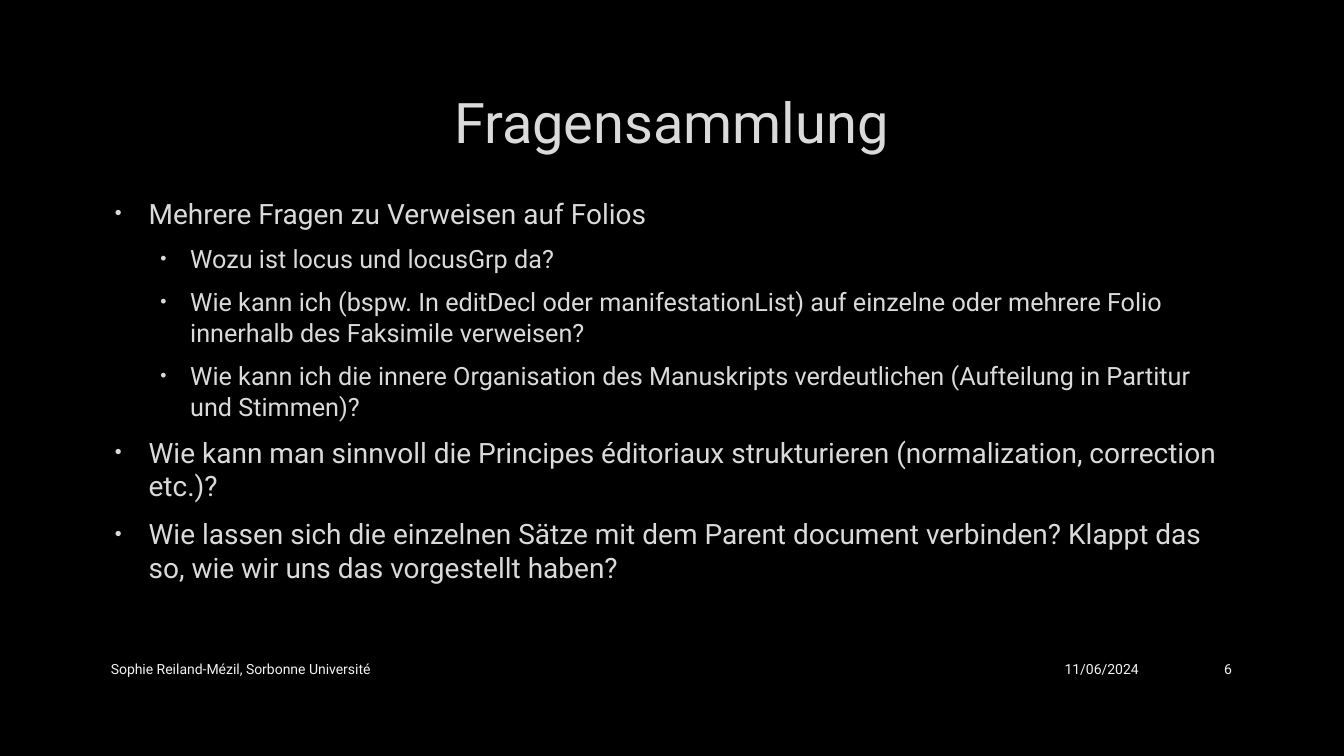
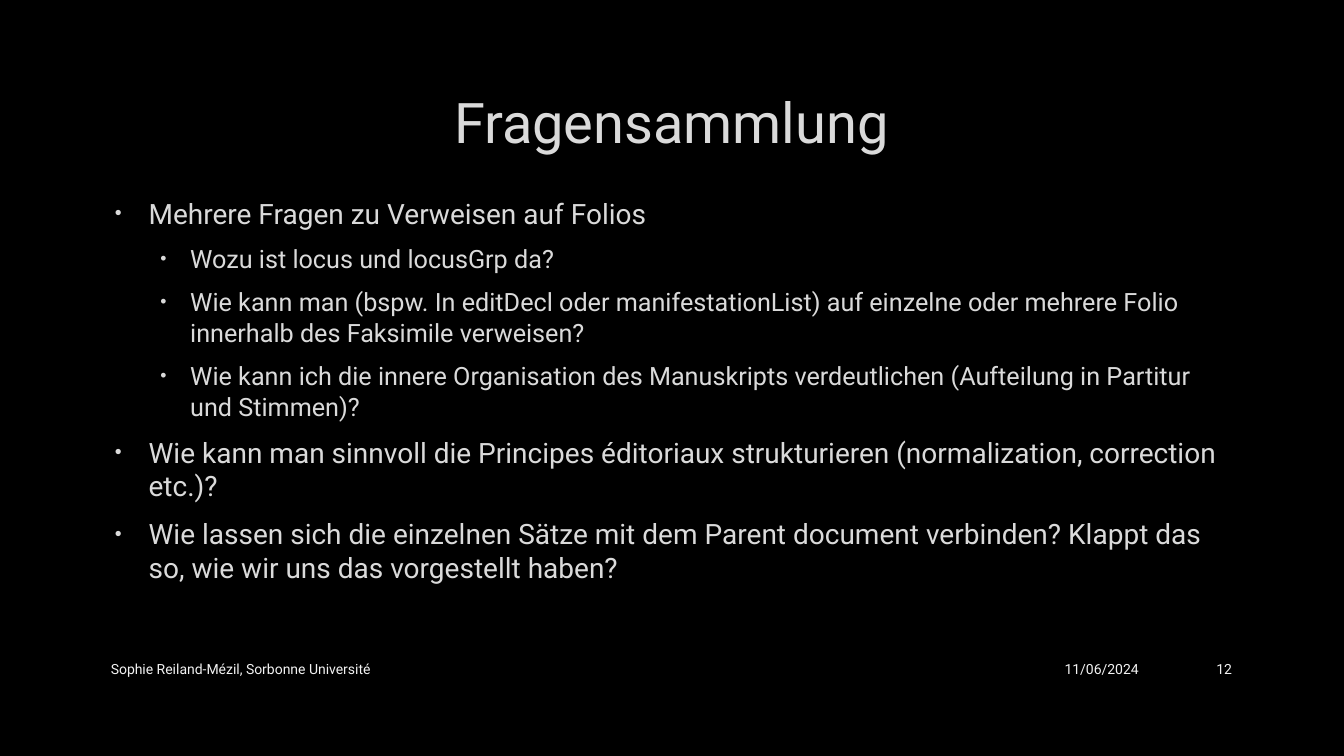
Before and after one commit to SophieReiland/graupner, a slide deck: slide 12 of mei/graupner_hertzlich/Présentation_groupe_MEI.pptx (slide 6 before the commit). Drawn at 1344x756 pixels with LibreOffice and Linux fonts; fonts in the diff are those of the drawing; background and template pictures are left out. Boxes give left, top, right and bottom in pixels: in the first picture for what was removed or moved away, otherwise in the second. Text is boxed around its words. In the diff, an @@ line names an element or a change of style, - is before the commit and + after.

```diff
--- a/mei/graupner_hertzlich/Présentation_groupe_MEI.pptx
+++ b/mei/graupner_hertzlich/Présentation_groupe_MEI.pptx
@@ text at box(190, 291, 1178, 343): text changed @@
-  • Wie kann ich (bspw. In editDecl oder manifestationList) auf einzelne oder mehrere Folio innerhalb des Faksimile verweisen?
+  • Wie kann man (bspw. In editDecl oder manifestationList) auf einzelne oder mehrere Folio innerhalb des Faksimile verweisen?
@@ page number at box(1216, 664, 1232, 674): text changed @@
-6
+12
```
Also in this commit, not shown: 2 other slides changed, 8 slides added, 2 other files.
